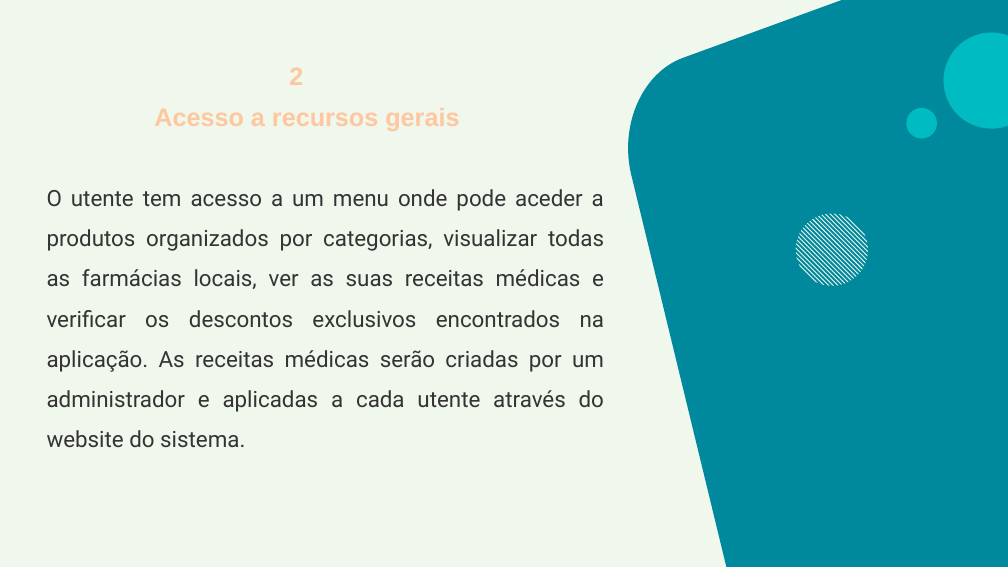
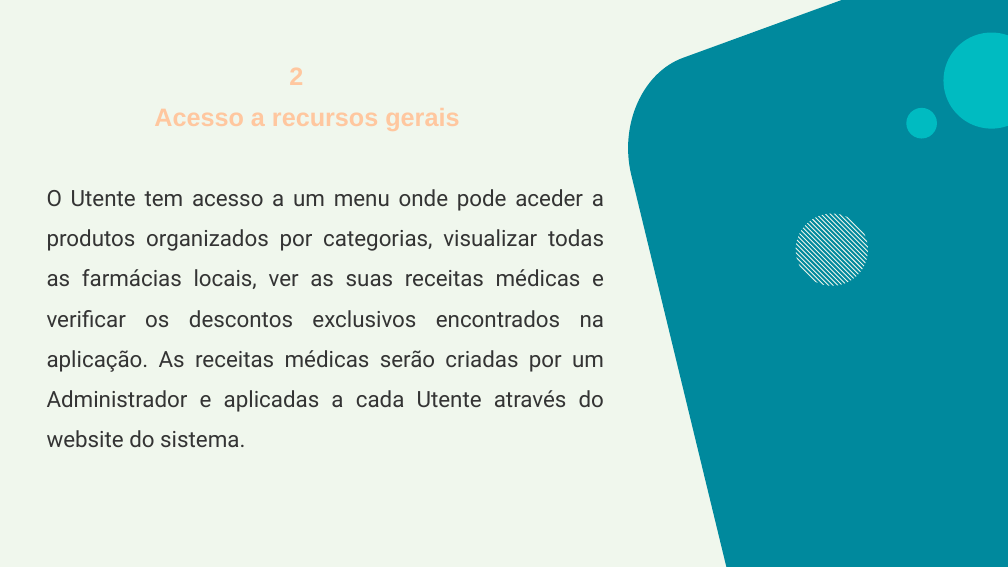
Before and after one commit to HugoDias27/ProjetoAMSI, a slide deck: slide 9 of PPT Projeto AMSI.pptx. Drawn at 1008x567 pixels with LibreOffice and Linux fonts; fonts in the diff are those of the drawing. Boxes give left, top, right and bottom in pixels: in the first picture for what was removed or moved away, otherwise in the second. Text is boxed around its words. In the diff, an @@ line names an element or a change of style, - is before the commit and + after.

```diff
--- a/PPT Projeto AMSI.pptx
+++ b/PPT Projeto AMSI.pptx
@@ subtitle at (47, 189, 604, 447): text changed @@
-O utente tem acesso a um menu onde pode aceder a produtos organizados por categorias, visualizar todas as farmácias locais, ver as suas receitas médicas e verificar os descontos exclusivos encontrados na aplicação. As receitas médicas serão criadas por um administrador e aplicadas a cada utente através do website do sistema.
+O Utente tem acesso a um menu onde pode aceder a produtos organizados por categorias, visualizar todas as farmácias locais, ver as suas receitas médicas e verificar os descontos exclusivos encontrados na aplicação. As receitas médicas serão criadas por um Administrador e aplicadas a cada Utente através do website do sistema.
```
Also in this commit, not shown: 7 other slides changed.
